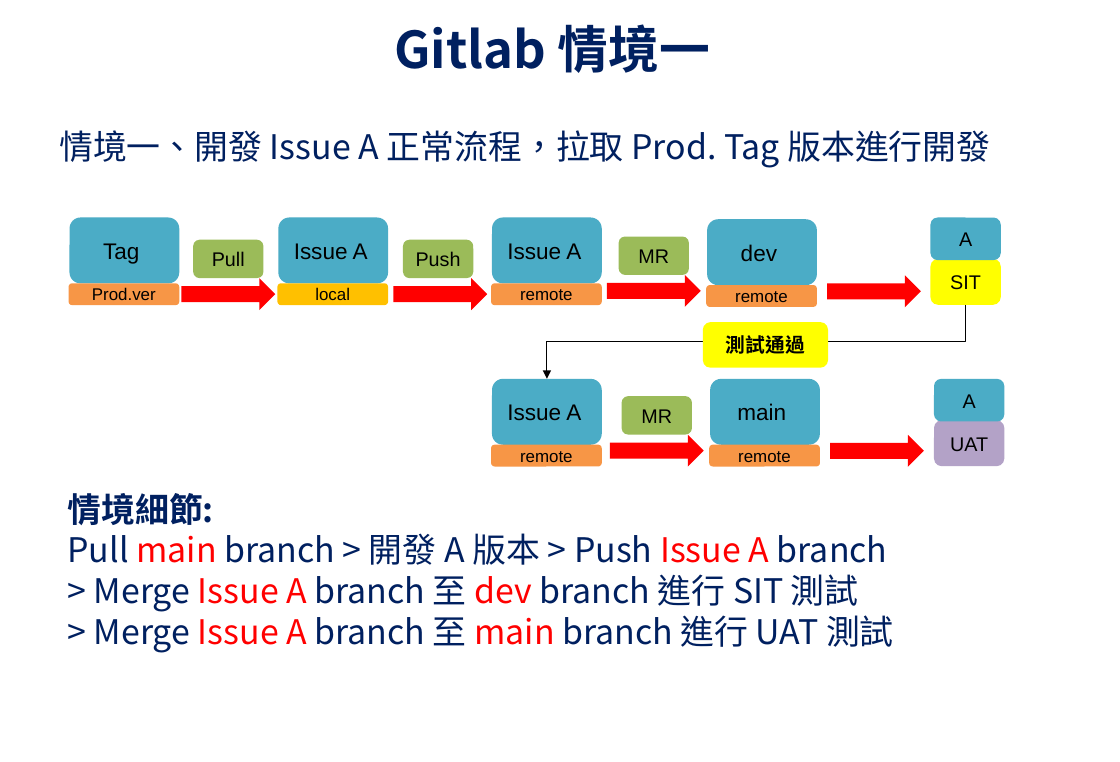
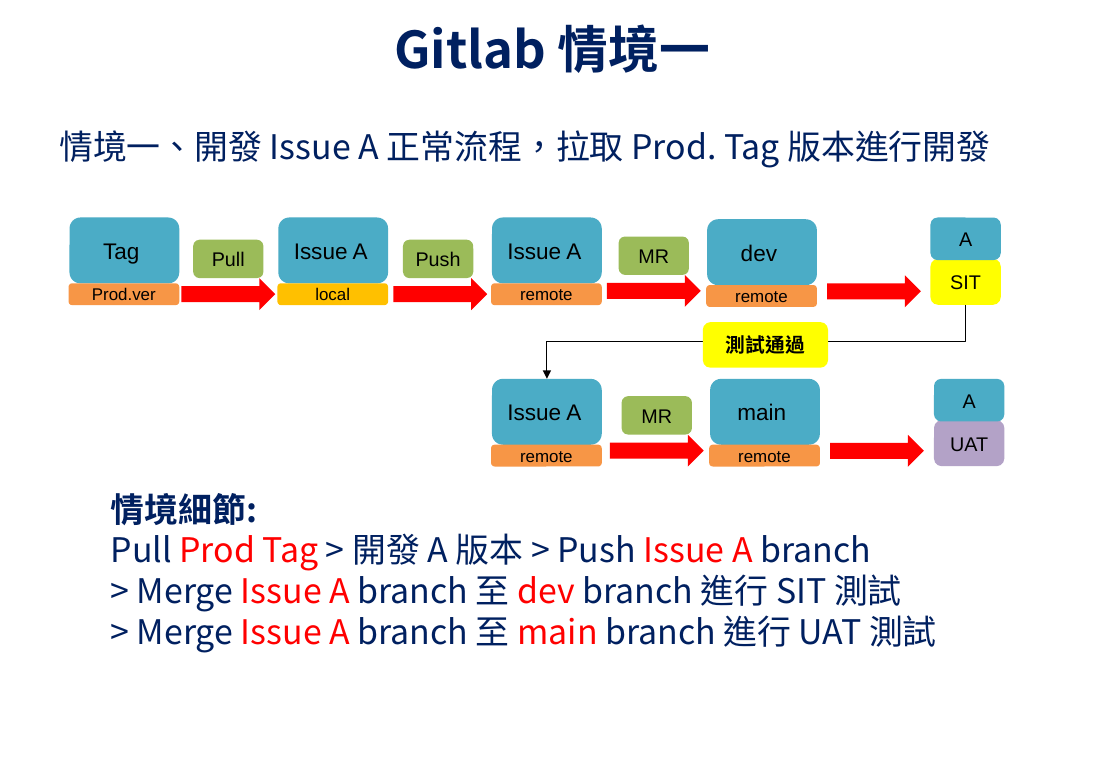
Before and after one commit to UDFWu/transfile, a slide deck: slide 2 of CICD Process.pptx. Drawn at 1120x762 pixels with LibreOffice and Linux fonts; fonts in the diff are those of the drawing; background and template pictures are left out. Boxes give left, top, right and bottom in pixels: in the first picture for what was removed or moved away, otherwise in the second. Text is boxed around its words. In the diff, an @@ line names an element or a change of style, - is before the commit and + after.

```diff
--- a/CICD Process.pptx
+++ b/CICD Process.pptx
@@ text "情境細節:" moved from (x1=68, y1=493, x2=894, y2=653) to (x1=111, y1=493, x2=937, y2=653) @@
@@ text at (x1=111, y1=533, x2=871, y2=571): text changed @@
-Pull main branch > 開發 A 版本 > Push Issue A branch
+Pull Prod Tag > 開發 A 版本 > Push Issue A branch
```
Also in this commit, not shown: 5 other slides changed.
